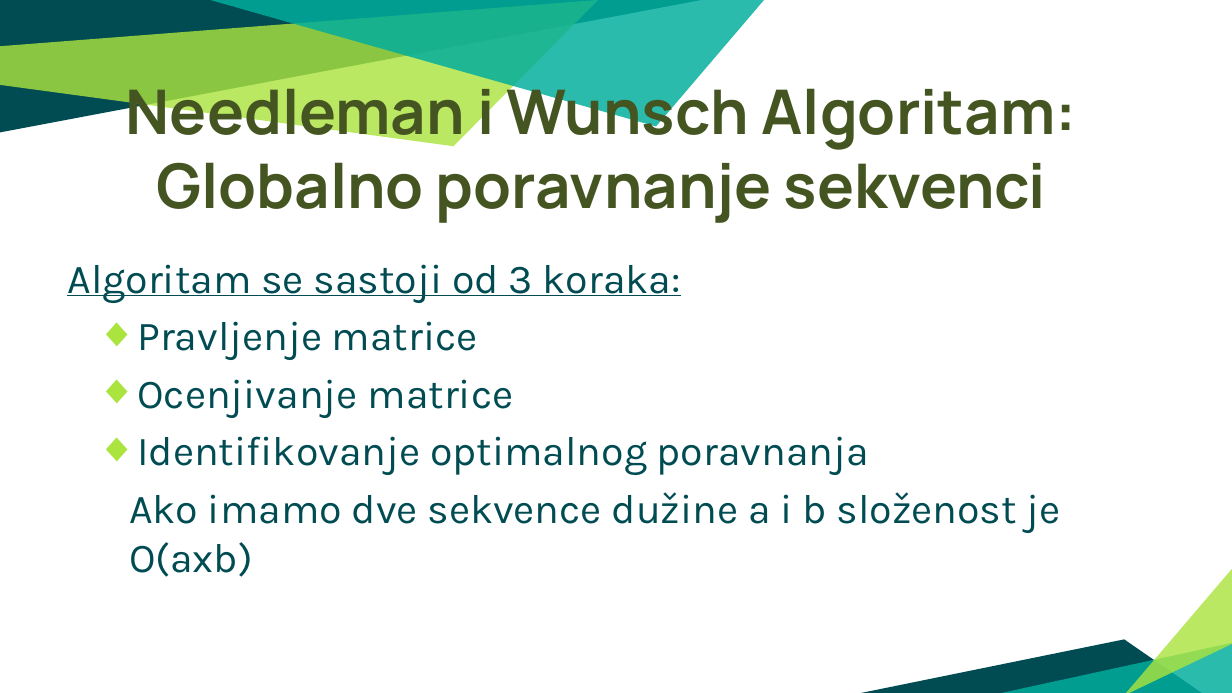
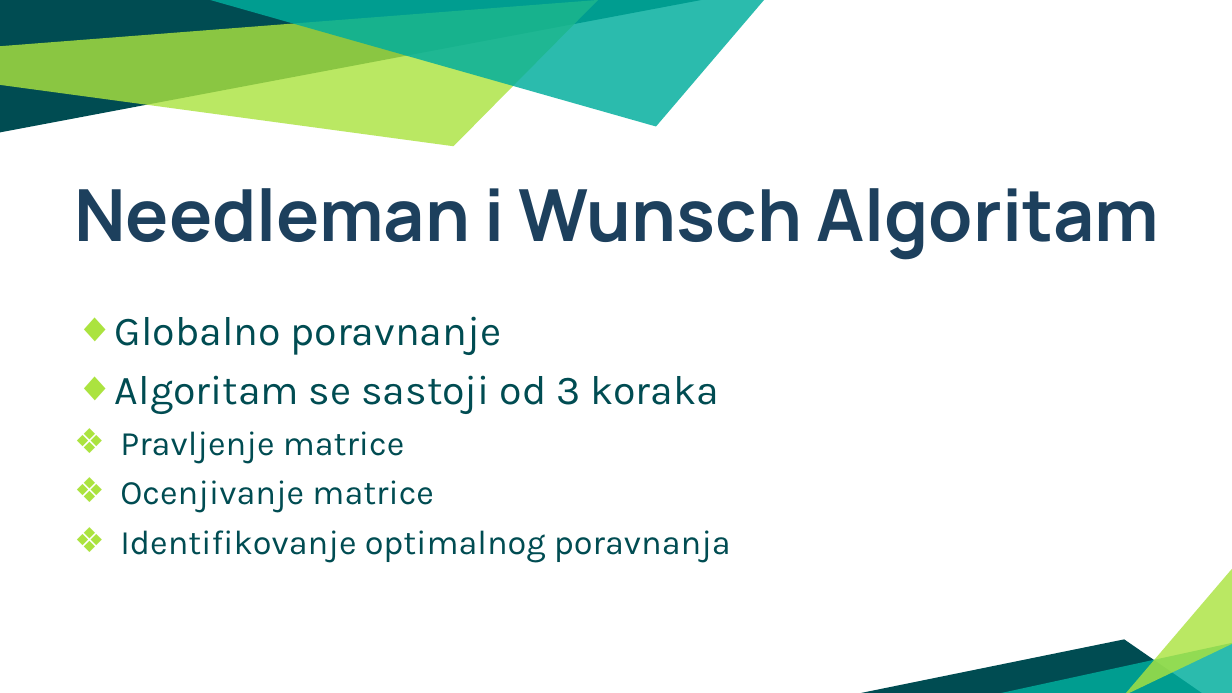
Before and after one commit to ozzy80/Large-Scale-Sequence-Comparison, a slide deck: slide 16 of Poređenje sekvenci velikih razmera.pptx (slide 14 before the commit). Drawn at 1232x693 pixels with LibreOffice and Linux fonts; fonts in the diff are those of the drawing. Boxes give left, top, right and bottom in pixels: in the first picture for what was removed or moved away, otherwise in the second. Text is boxed around its words. In the diff, an @@ line names an element or a change of style, - is before the commit and + after.

```diff
--- a/Poređenje sekvenci velikih razmera.pptx
+++ b/Poređenje sekvenci velikih razmera.pptx
@@ title at [74,188,1159,260]: text changed; size 36 to 42 pt; text colour #465621 to #1D405D @@
-Needleman i Wunsch Algoritam: Globalno poravnanje sekvenci
+Needleman i Wunsch Algoritam
@@ subtitle "Globalno poravnanje": place and size @@
-subtitle "Globalno poravnanje" at [67,264,1061,577]
+subtitle "Globalno poravnanje" at [115,316,731,563]
@@ subtitle at [115,316,719,414]: text changed @@
-Algoritam se sastoji od 3 koraka:
+◆ Globalno poravnanje
+◆ Algoritam se sastoji od 3 koraka
@@ subtitle at [120,431,731,563]: size 24 to 20 pt in "Pravljenje matrice", "Ocenjivanje matrice", "Identifikovanje optimalnog poravnanja"; bullet ◆ to ❖; list level 2 to 3 in "Pravljenje matrice"; list level 2 to 3 in "Ocenjivanje matrice"; list level 2 to 3 in "Identifikovanje optimalnog poravnanja" @@
@@ subtitle at [129,492,1061,577]: paragraph removed @@
-  Ako imamo dve sekvence dužine a i b složenost je O(axb)
```
Also in this commit, not shown: 15 other slides changed, 11 slides added, 8 slides removed, 8 other files.
